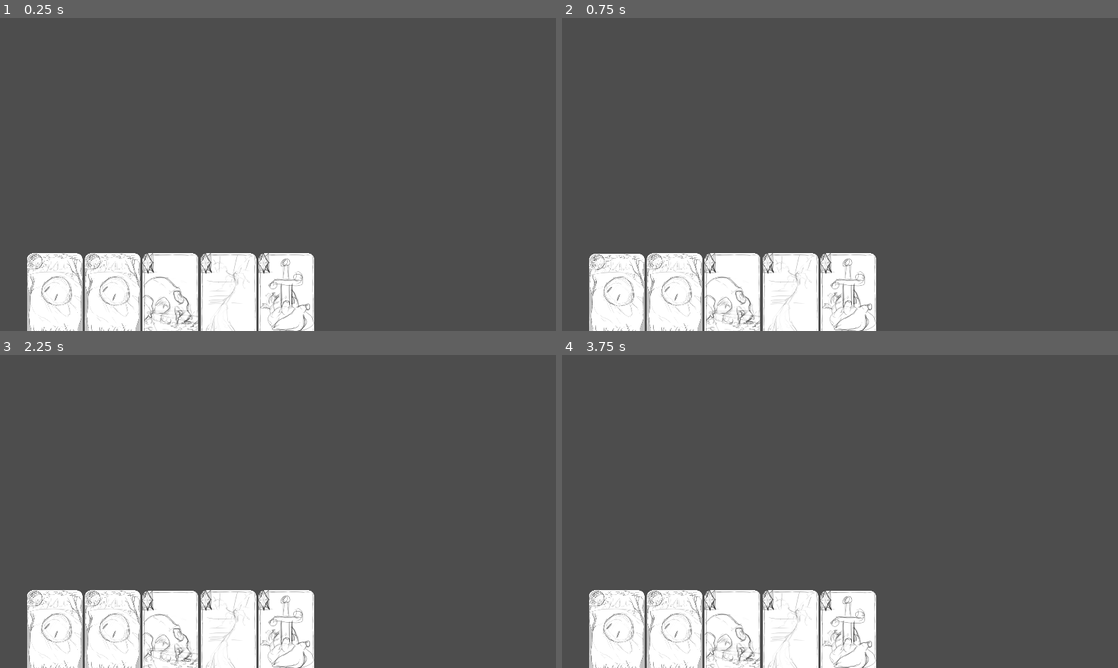
Above: before the commit, frames 1-4 (two rows, left to right).
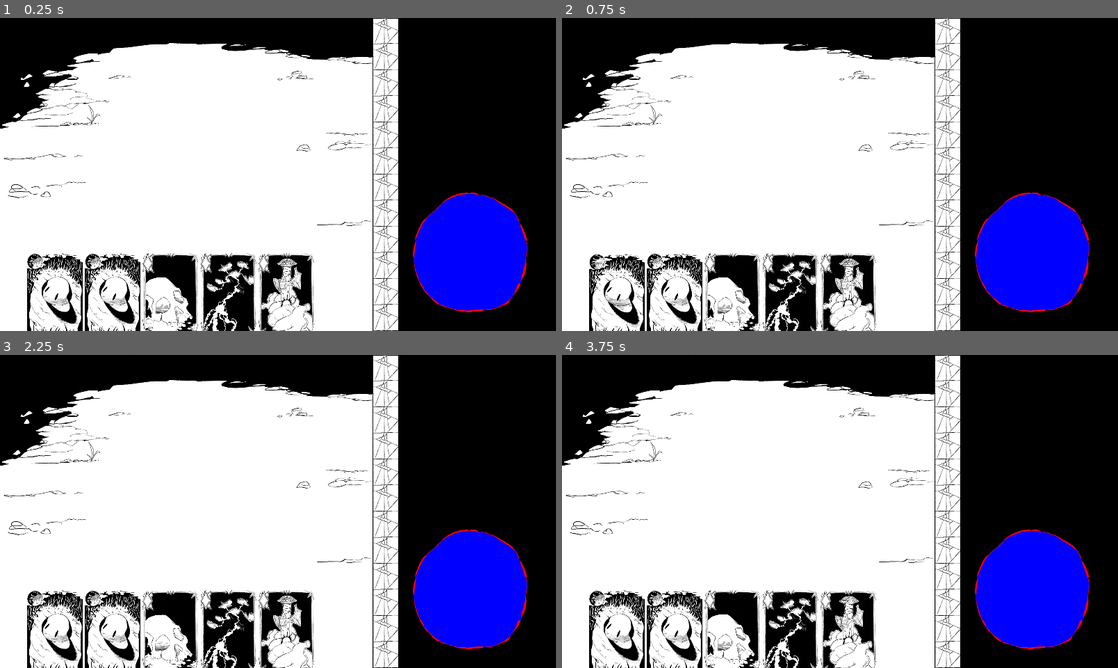
Above: after the commit, the same moments.

Repository: LuisLasbelin/LudumDare55
Game: Godot game, scene res://scenes/game_screen.tscn
Two runs of this game, one before a commit and one after it. Both use one fixed random seed, a clock stepped at 60 frames per second and the inputs below. The engine's default icon, where the game draws it, is replaced by a stand-in: a white triangle on a blue panel in a dark square.
Inputs (mouse positions are in pixels of both pictures, inside the frame that each line leads up to):
- Up to frame 1 (0.25 s): no input
- Up to frame 2 (0.75 s): tap Enter at 0.5 s; move the mouse to (617, 296) at 0.52 s; press the mouse at (617, 296) at 0.53 s
- Up to frame 3 (2.25 s): tap Space at 1.25 s; move the mouse to (111, 633) at 1.27 s; release the mouse at (111, 633) at 1.28 s; click (111, 633) at 1.35 s; tap Enter at 2 s; move the mouse to (172, 633) at 2.02 s; press the mouse at (172, 633) at 2.03 s
- Up to frame 4 (3.75 s): tap Space at 2.75 s; move the mouse to (789, 633) at 2.77 s; release the mouse at (789, 633) at 2.78 s; click (789, 633) at 2.85 s; tap Enter at 3.5 s; move the mouse to (845, 633) at 3.52 s; press the mouse at (845, 633) at 3.53 s

The runs differ from the first frame. In frame 1, 95% of the frame differs, in the area x 0-100%, y 0-100%; in frame 2, 95%; in frame 3, 95%; in frame 4, 95%.

Commit message:
FEAT: new images

Diff:
--- a/assets/cards/electrify/Electrify.tres
+++ b/assets/cards/electrify/Electrify.tres
@@ -1,7 +1,7 @@
 [gd_resource type="Resource" script_class="CardData" load_steps=4 format=3 uid="uid://csww72dbjtog3"]
 
 [ext_resource type="PackedScene" uid="uid://bigf7psya6ab" path="res://assets/cards/electrify/node.tscn" id="1_cgi46"]
-[ext_resource type="Texture2D" uid="uid://cgeyxre7546ln" path="res://assets/sprites/electricidad.png" id="2_0xxt7"]
+[ext_resource type="Texture2D" uid="uid://cgeyxre7546ln" path="res://assets/sprites/cards/electricidad.png" id="2_0xxt7"]
 [ext_resource type="Script" path="res://scripts/cards/CardData.gd" id="3_5yki0"]
 
 [resource]
--- a/assets/creatures/green_slime.tres
+++ b/assets/creatures/green_slime.tres
@@ -1,9 +1,9 @@
 [gd_resource type="Resource" script_class="CreatureData" load_steps=3 format=3 uid="uid://bht00wl74q725"]
 
 [ext_resource type="Script" path="res://scripts/creatures/CreatureData.gd" id="1_qoabr"]
-[ext_resource type="Texture2D" uid="uid://5q3wpuphtnag" path="res://icon.svg" id="2_l11l5"]
+[ext_resource type="Texture2D" uid="uid://b76ps1asdktff" path="res://assets/sprites/creatures/slime_tablero.png" id="2_8ig7e"]
 
 [resource]
 script = ExtResource("1_qoabr")
 mana_on_sacrifice = 10.0
-sprite = ExtResource("2_l11l5")
+sprite = ExtResource("2_8ig7e")
--- a/scenes/card.tscn
+++ b/scenes/card.tscn
@@ -1,7 +1,7 @@
 [gd_scene load_steps=4 format=3 uid="uid://bjb5pwaap3br6"]
 
 [ext_resource type="Script" path="res://scripts/cards/Card.gd" id="1_8cpji"]
-[ext_resource type="Texture2D" uid="uid://udh7fhwf1nay" path="res://assets/sprites/acido.png" id="2_mffio"]
+[ext_resource type="Texture2D" uid="uid://udh7fhwf1nay" path="res://assets/sprites/cards/acido.png" id="2_mffio"]
 
 [sub_resource type="RectangleShape2D" id="RectangleShape2D_hp6x5"]
 size = Vector2(225.333, 345.333)
--- a/scenes/creature.tscn
+++ b/scenes/creature.tscn
@@ -10,6 +10,7 @@
 size = Vector2(132, 135)
 
 [node name="Creature" type="Node2D"]
+scale = Vector2(0.7, 0.7)
 script = ExtResource("1_k2jqe")
 metadata/_edit_vertical_guides_ = [337.0]
 metadata/_edit_horizontal_guides_ = [585.0]
--- a/scenes/game_screen.tscn
+++ b/scenes/game_screen.tscn
@@ -1,43 +1,52 @@
-[gd_scene load_steps=5 format=3 uid="uid://7becxd7tbxbr"]
+[gd_scene load_steps=7 format=3 uid="uid://7becxd7tbxbr"]
 
 [ext_resource type="Script" path="res://scripts/StartGame.gd" id="1_abc0c"]
+[ext_resource type="Texture2D" uid="uid://cvh4kh31ol85" path="res://assets/sprites/tablero.png" id="2_lpe62"]
 [ext_resource type="Script" path="res://scripts/Hand.gd" id="2_u7uyj"]
+[ext_resource type="Texture2D" uid="uid://cliy08hqutdgj" path="res://assets/sprites/bola_mana.png" id="4_j2rte"]
+
+[sub_resource type="CircleShape2D" id="CircleShape2D_nv2iw"]
+radius = 212.059
 
 [sub_resource type="RectangleShape2D" id="RectangleShape2D_xktb1"]
-size = Vector2(1337, 714)
-
-[sub_resource type="CircleShape2D" id="CircleShape2D_nv2iw"]
-radius = 264.683
+size = Vector2(1289, 704)
 
 [node name="GameScreen" type="Node2D"]
 script = ExtResource("1_abc0c")
+
+[node name="Tablero" type="Sprite2D" parent="."]
+texture = ExtResource("2_lpe62")
+offset = Vector2(960, 540)
+
+[node name="Orb" type="Node2D" parent="."]
+position = Vector2(1624, 808)
+
+[node name="BolaMana" type="Sprite2D" parent="Orb"]
+texture = ExtResource("4_j2rte")
+
+[node name="DiscardArea" type="Area2D" parent="Orb"]
+
+[node name="CollisionShape2D" type="CollisionShape2D" parent="Orb/DiscardArea"]
+shape = SubResource("CircleShape2D_nv2iw")
 
 [node name="SummonArea" type="Area2D" parent="."]
 input_pickable = false
 
 [node name="CollisionShape2D" type="CollisionShape2D" parent="SummonArea"]
-position = Vector2(658.5, 347)
+position = Vector2(645.5, 352)
 shape = SubResource("RectangleShape2D_xktb1")
 
 [node name="Spawns" type="Node2D" parent="."]
 
 [node name="1" type="Node2D" parent="Spawns" groups=["Spawn"]]
-position = Vector2(265, 426)
+position = Vector2(223, 469)
 
 [node name="2" type="Node2D" parent="Spawns" groups=["Spawn"]]
-position = Vector2(517, 418)
+position = Vector2(572, 263)
 
 [node name="3" type="Node2D" parent="Spawns" groups=["Spawn"]]
-position = Vector2(784, 416)
+position = Vector2(926, 469)
 
 [node name="Hand" type="Node2D" parent="."]
 position = Vector2(189, 956)
 script = ExtResource("2_u7uyj")
-
-[node name="Orb" type="Node2D" parent="."]
-position = Vector2(1624, 808)
-
-[node name="DiscardArea" type="Area2D" parent="Orb"]
-
-[node name="CollisionShape2D" type="CollisionShape2D" parent="Orb/DiscardArea"]
-shape = SubResource("CircleShape2D_nv2iw")
--- a/scripts/autoload/CardsEffectsManager.gd
+++ b/scripts/autoload/CardsEffectsManager.gd
@@ -18,8 +18,7 @@
 		if spawn["creature"] == null:
 			var creature = creature_template.instantiate()
 			creature.data = creature_data
-			creature.position = spawn["spawn_node"].position
-			get_parent().add_child(creature)
+			spawn["spawn_node"].add_child(creature)
 			spawn["creature"] = creature
 			return true
 	print("DEBUG: there are no places left to spawn another creature.")
@@ -37,7 +36,7 @@
 	for spawn in spawns:
 		if spawn["spawn_node"] == creature.get_parent():
 			spawn["creature"] = null
+	GameState.current_mana += creature.get_mana()
 	print("DEBUG: sacrificed for ", creature.get_mana(), " player now has ", GameState.current_mana, " mana.")
-	GameState.current_mana += creature.get_mana()
 	creature.queue_free()
 	return true
Binary file removed: assets/sprites/acido.png
Binary file added: assets/sprites/bola_mana.png
Not shown, changed: assets/sprites/bola_mana.png.import
Binary file added: assets/sprites/cards/acido.png
Not shown, changed: assets/sprites/cards/acido.png.import
Binary file added: assets/sprites/cards/electricidad.png
Not shown, changed: assets/sprites/cards/electricidad.png.import
Binary file added: assets/sprites/cards/hielo.png
Not shown, added: assets/sprites/cards/hielo.png.import
Binary file added: assets/sprites/cards/sacrificio.png
Not shown, added: assets/sprites/cards/sacrificio.png.import
Binary file added: assets/sprites/cards/slime.png
(and 9 more such lines)
